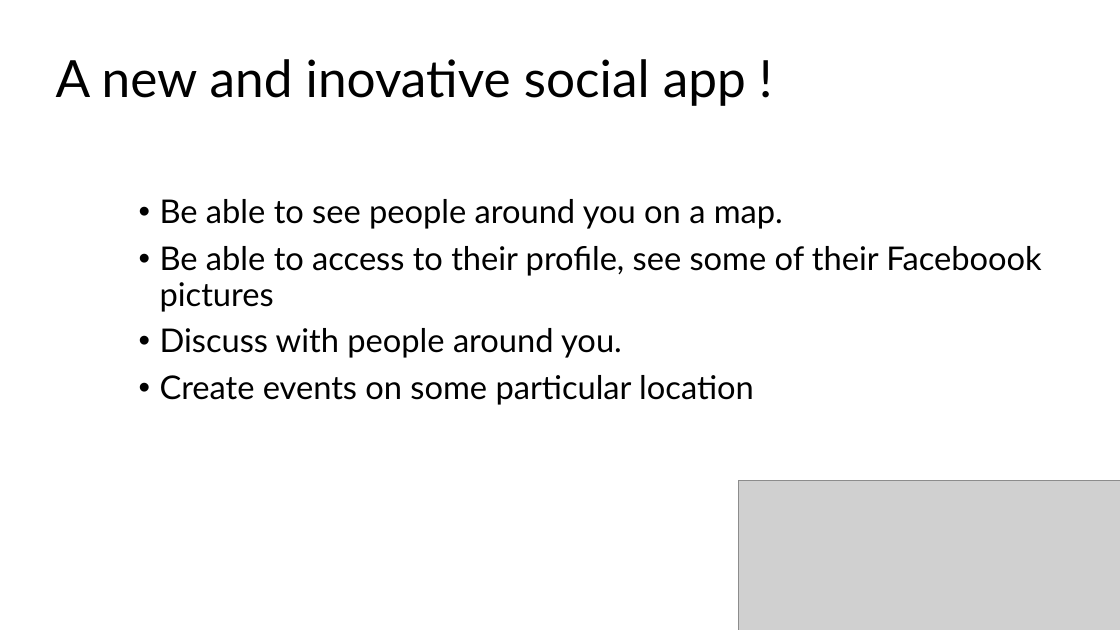
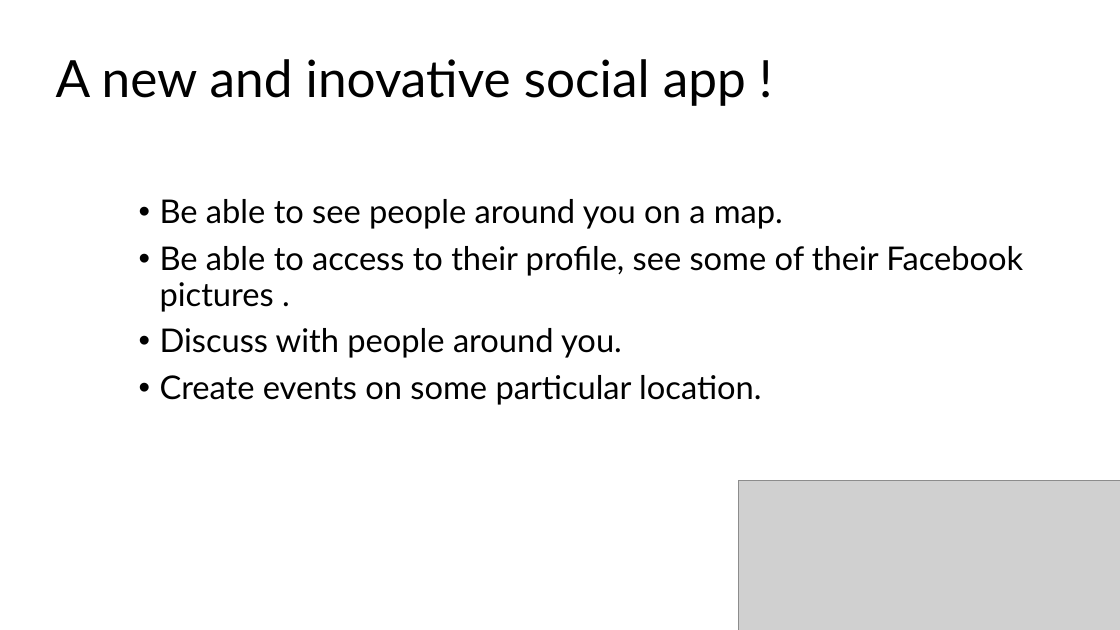
Before and after one commit to yazzaoui/Sociadee, a slide deck: slide 2 of sociadee.pptx. Drawn at 1120x630 pixels with LibreOffice and Linux fonts; fonts in the diff are those of the drawing; grey boxes stand for pictures; background and template pictures are left out. Boxes give left, top, right and bottom in pixels: in the first picture for what was removed or moved away, otherwise in the second. Text is boxed around its words. In the diff, an @@ line names an element or a change of style, - is before the commit and + after.

```diff
--- a/sociadee.pptx
+++ b/sociadee.pptx
@@ text at (160, 246, 1023, 312): text changed @@
-• Be able to access to their profile, see some of their Faceboook pictures
+• Be able to access to their profile, see some of their Facebook pictures .
@@ text at (160, 375, 761, 405): text changed @@
-• Create events on some particular location
+• Create events on some particular location.
```
Also in this commit, not shown: 2 other slides changed, 5 slides added, 1 slide removed, 9 other files.
